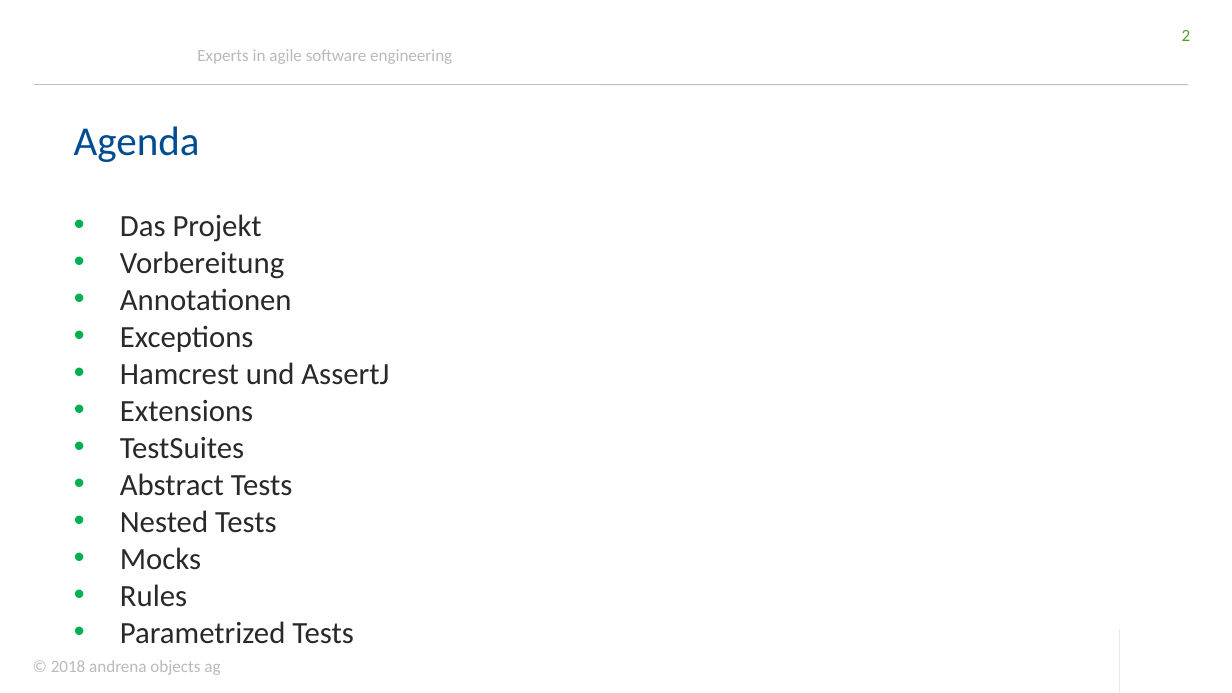
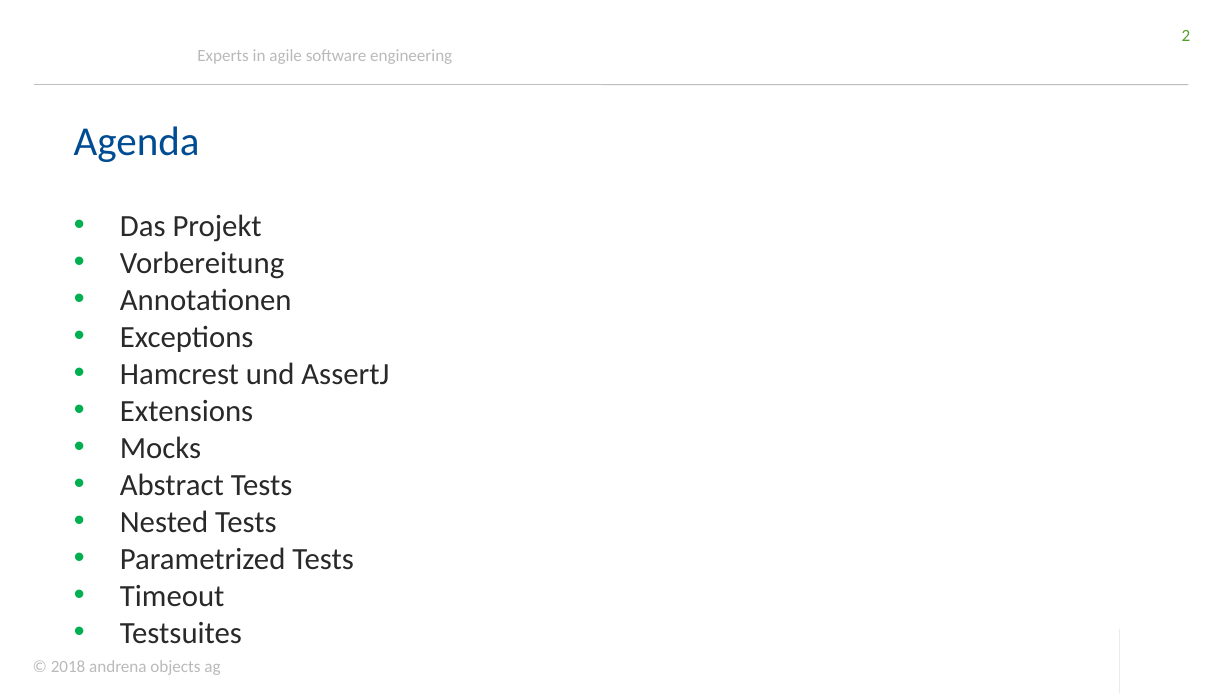
Before and after one commit to andrena/junit5-workshop-et-ka-2018, a slide deck: slide 2 of files/Folien.pptx. Drawn at 1232x693 pixels with LibreOffice and Linux fonts; fonts in the diff are those of the drawing; background and template pictures are left out. Boxes give left, top, right and bottom in pixels: in the first picture for what was removed or moved away, otherwise in the second. Text is boxed around its words. In the diff, an @@ line names an element or a change of style, - is before the commit and + after.

Commit message:
Folien sortierung angepasst

```diff
--- a/files/Folien.pptx
+++ b/files/Folien.pptx
@@ text at (x1=120, y1=436, x2=201, y2=459): text changed @@
-• TestSuites
+• Mocks
@@ text at (x1=120, y1=547, x2=201, y2=607): paragraphs removed @@
-• Mocks
-• Rules
@@ text at (x1=120, y1=585, x2=242, y2=644): paragraphs added @@
+• Timeout
+• Testsuites
```
